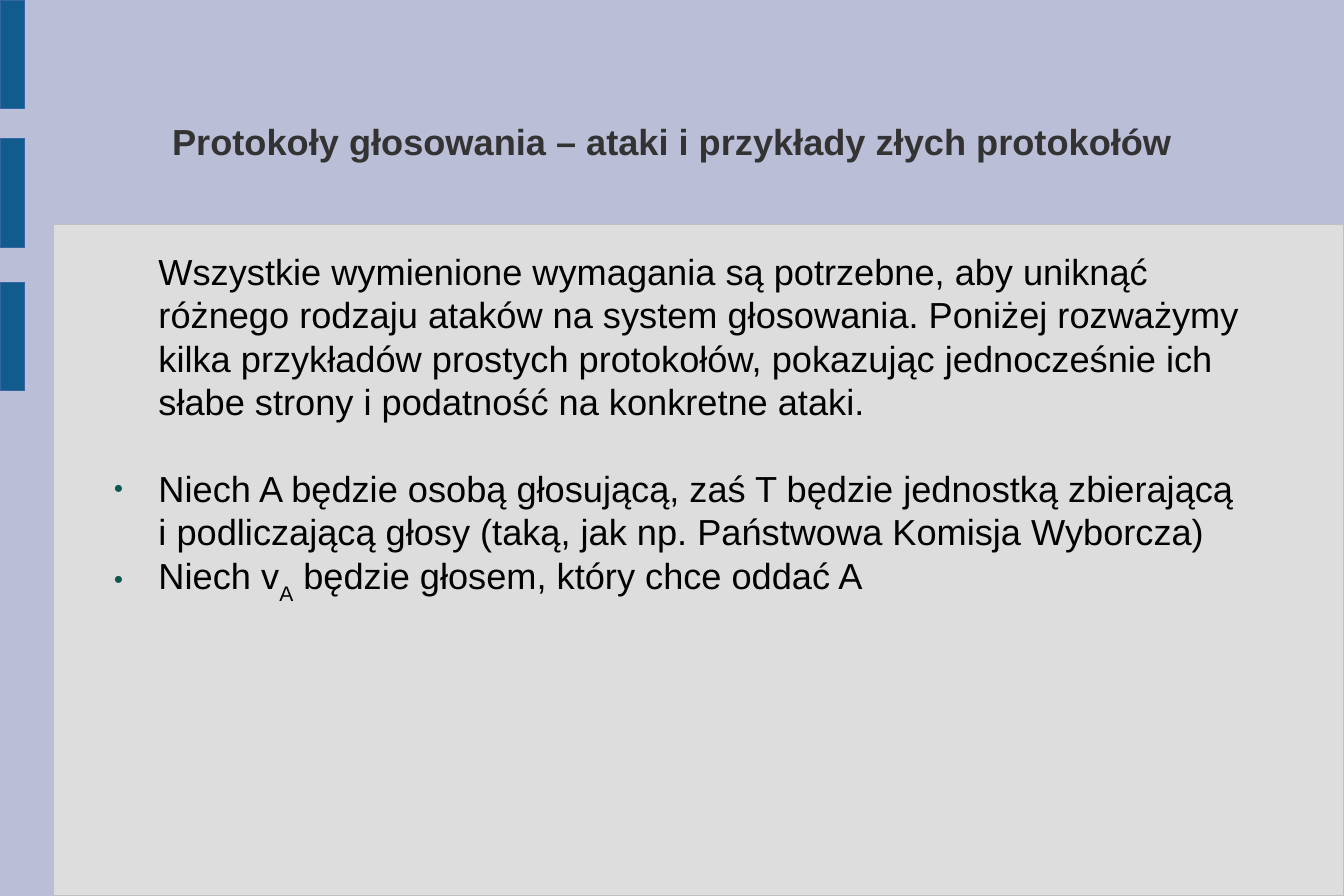
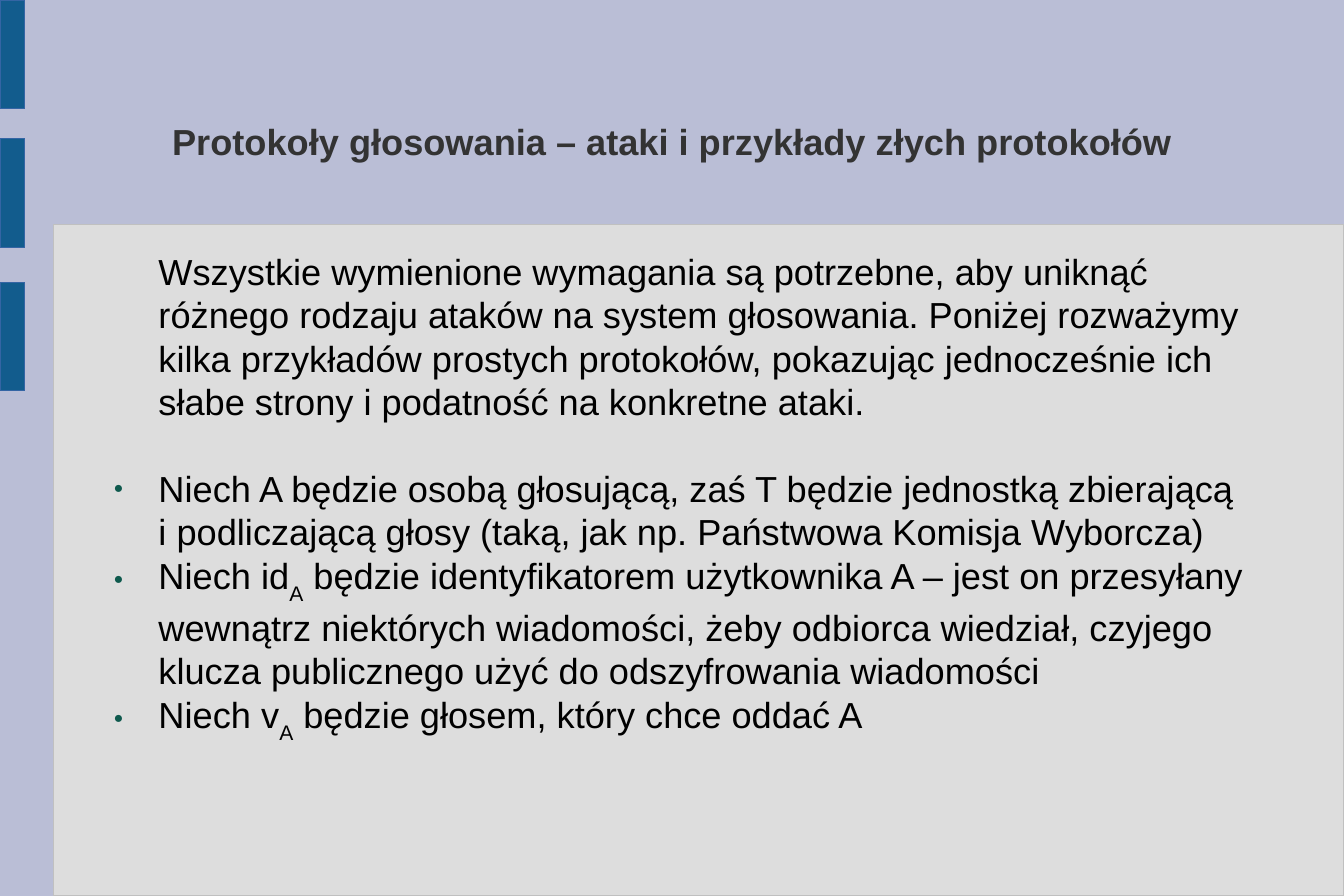
Before and after one commit to abhay123lp/internetvotingsystem, a slide deck: slide 9 of Tutorial/2. Protokoly (dla zainteresowanych).odp. Drawn at 1344x896 pixels with LibreOffice and Linux fonts; fonts in the diff are those of the drawing. Boxes give left, top, right and bottom in pixels: in the first picture for what was removed or moved away, otherwise in the second. Text is boxed around its words. In the diff, an @@ line names an element or a change of style, - is before the commit and + after.

```diff
--- a/Tutorial/2. Protokoly (dla zainteresowanych).odp
+++ b/Tutorial/2. Protokoly (dla zainteresowanych).odp
@@ text at bbox=[158, 562, 1243, 691]: paragraph added @@
+● Niech idA będzie identyfikatorem użytkownika A – jest on przesyłany wewnątrz niektórych wiadomości, żeby odbiorca wiedział, czyjego klucza publicznego użyć do odszyfrowania wiadomości
```
Also in this commit, not shown: 4 other slides changed.
